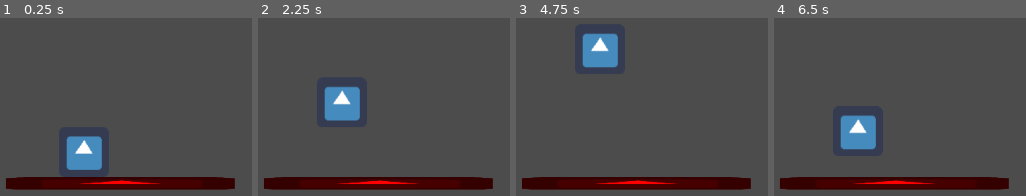
Above: before the commit, frames 1-4 (left to right).
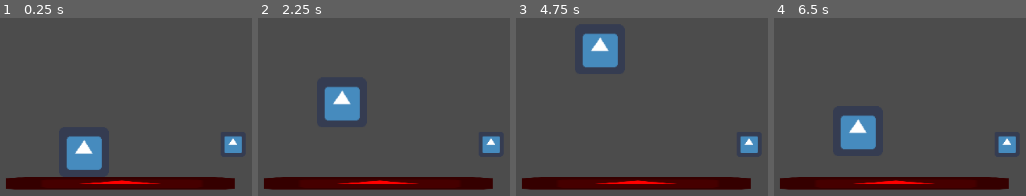
Above: after the commit, the same moments.

Repository: Tuiuiu/gamejaajproject
Game: Godot game, scene res://Scenes/World/World.tscn
Two runs of this game, one before a commit and one after it. Both use one fixed random seed, a clock stepped at 60 frames per second and the inputs below. The project has no main scene, so this scene is started directly. The engine's default icon, where the game draws it, is replaced by a stand-in: a white triangle on a blue panel in a dark square.
Inputs:
- Up to frame 1 (0.25 s): no input
- Up to frame 2 (2.25 s): tap Enter at 0.5, 2 s; hold Up (ui_up) 0.53-2.03 s; tap Space at 1.25 s; tap Up (ui_up) at 2.1 s
- Up to frame 3 (4.75 s): hold Up (ui_up) 2.78-4.28 s; tap Space at 3.5 s; tap Enter at 4.25 s; tap Up (ui_up) at 4.35, 4.52 s
- Up to frame 4 (6.5 s): tap Up (ui_up) at 4.82, 5.85, 6.02, 6.32 s; hold Up (ui_up) 5.03-5.78 s; tap Space at 5.75 s

The runs differ from the first frame. In frame 1, 0.7% of the frame differs, in the area x 88-97%, y 66-76%; in frame 2, 0.7%; in frame 3, 0.7%; in frame 4, 0.7%.

Commit message:
Adds a new folder with simple enemy implementation

Diff:
--- /dev/null
+++ b/GameJaajProject/Scenes/Enemies/Enemy.gd
@@ -0,0 +1,14 @@
+extends KinematicBody2D
+
+var MOVESPEED = 40
+var active = true
+var velocity = Vector2()
+# Called when the node enters the scene tree for the first time.
+func _ready():
+    velocity.x += -MOVESPEED
+    velocity.y = 0
+    active = true
+
+func _process_input(delta):
+    if (active):
+        move_and_slide(velocity, Vector2(0, -1))
--- /dev/null
+++ b/GameJaajProject/Scenes/Enemies/Enemy.tscn
@@ -0,0 +1,17 @@
+[gd_scene load_steps=4 format=2]
+
+[ext_resource path="res://Scenes/Enemies/Enemy.gd" type="Script" id=1]
+[ext_resource path="res://icon.png" type="Texture" id=2]
+
+[sub_resource type="RectangleShape2D" id=1]
+extents = Vector2( 16, 16 )
+
+[node name="Enemy" type="KinematicBody2D"]
+script = ExtResource( 1 )
+
+[node name="CollisionShape2D" type="CollisionShape2D" parent="."]
+shape = SubResource( 1 )
+
+[node name="Sprite" type="Sprite" parent="."]
+scale = Vector2( 0.5, 0.5 )
+texture = ExtResource( 2 )
--- a/GameJaajProject/Scenes/Player/Player.gd
+++ b/GameJaajProject/Scenes/Player/Player.gd
@@ -11,20 +11,20 @@
 
 # Called when the node enters the scene tree for the first time.
 func _ready():
-	pass # Replace with function body.
+    pass # Replace with function body.
 
 func _physics_process(delta):
-	if (!is_on_floor()):
-		velocity.y += GRAVITY# * delta
-	if (Input.is_action_just_pressed("ui_up") && is_on_floor()):
-		velocity.y = -JUMP_FORCE
-		jump_count = 1
-	if (Input.is_action_just_pressed("ui_up") && !is_on_floor()):
-		if jump_count < 2:
-			jump_count += 1
-			velocity.y = -JUMP_FORCE + 70
+    if (!is_on_floor()):
+        velocity.y += GRAVITY# * delta
+    if (Input.is_action_just_pressed("ui_up") && is_on_floor()):
+        velocity.y = -JUMP_FORCE
+        jump_count = 1
+    if (Input.is_action_just_pressed("ui_up") && !is_on_floor()):
+        if jump_count < 2:
+            jump_count += 1
+            velocity.y = -JUMP_FORCE + 70
 
-	move_and_slide(velocity, Vector2(0, -1))
+    move_and_slide(velocity, Vector2(0, -1))
 
 # Called every frame. 'delta' is the elapsed time since the previous frame.
 #func _process(delta):
--- a/GameJaajProject/Scenes/World/World.tscn
+++ b/GameJaajProject/Scenes/World/World.tscn
@@ -1,7 +1,8 @@
-[gd_scene load_steps=4 format=2]
+[gd_scene load_steps=5 format=2]
 
 [ext_resource path="res://Scenes/Player/Player.tscn" type="PackedScene" id=1]
 [ext_resource path="res://icon.png" type="Texture" id=2]
+[ext_resource path="res://Scenes/Enemies/Enemy.tscn" type="PackedScene" id=3]
 
 [sub_resource type="RectangleShape2D" id=1]
 extents = Vector2( 148.576, 8 )
@@ -31,3 +32,6 @@
 position = Vector2( 374.824, 297.435 )
 
 [node name="Enemies" type="Node2D" parent="."]
+
+[node name="Enemy" parent="Enemies" instance=ExtResource( 3 )]
+position = Vector2( 565.685, 302.642 )
